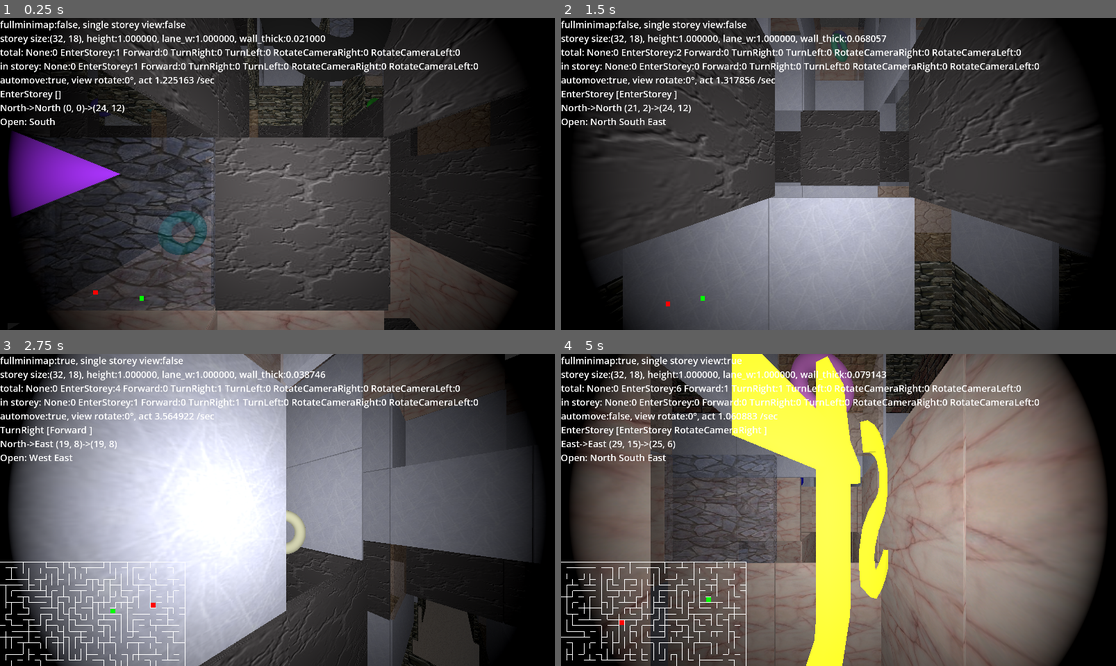
Above: before the commit, frames 1-4 (two rows, left to right).
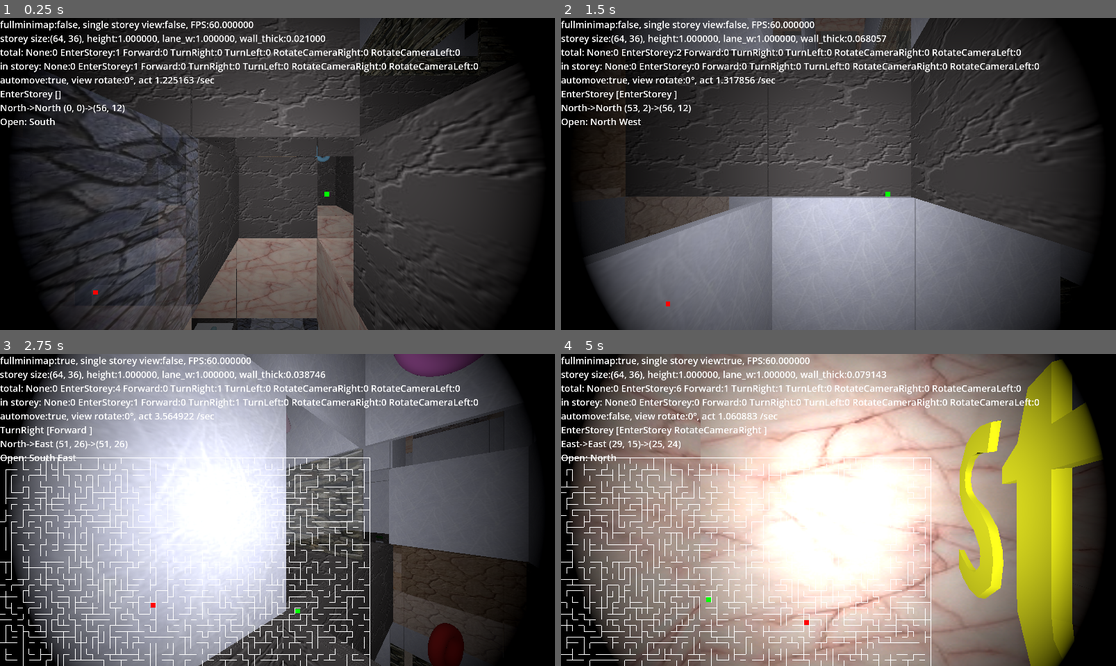
Above: after the commit, the same moments.

Repository: kasworld/gd4maze3d
Game: Godot game, scene res://main.tscn
Two runs of this game, one before a commit and one after it. Both use one fixed random seed, a clock stepped at 60 frames per second and the inputs below.
Inputs (mouse positions are in pixels of both pictures, inside the frame that each line leads up to):
- Up to frame 1 (0.25 s): no input
- Up to frame 2 (1.5 s): tap Enter at 0.5, 0.6, 1.35 s; move the mouse to (960, 158) at 0.52 s; hold Right 0.53-1.28 s; click (960, 158) at 0.67 s; tap Space at 0.77 s; move the mouse to (727, 189) at 1.27 s; hold Down from 1.28 s (still down)
- Up to frame 3 (2.75 s): tap Space at 1.52 s; move the mouse to (333, 441) at 2.02 s; release Down at 2.03 s; hold Right from 2.03 s (still down); tap 1 at 2.1 s; tap Enter at 2.3 s
- Up to frame 4 (5 s): move the mouse to (810, 572) at 2.77 s; release Right at 2.78 s; hold Up 2.78-3.53 s; tap 2 at 2.85 s; click (810, 572) at 2.92 s; tap Space at 3.02, 3.77, 4.52 s; tap Enter at 3.05, 3.8, 4.35 s; move the mouse to (1005, 556) at 3.52 s; hold Left from 3.53 s (still down); tap 3 at 3.6 s; move the mouse to (672, 463) at 4.27 s

The runs differ from the first frame. In frame 1, 41% of the frame differs, in the area x 0-98%, y 0-100%; in frame 2, 27%; in frame 3, 18%; in frame 4, 72%.

Commit message:
align minimap

Diff:
--- a/main.gd
+++ b/main.gd
@@ -1,7 +1,7 @@
 extends Node3D
 
 var storey_scene = preload("res://storey.tscn")
-var maze_size = Vector2i(32,18)
+var maze_size = Vector2i(32*2,18*2)
 const StoreyCount :int = 7
 const StoreyPlay :int = int(StoreyCount/2)
 var storey_list :Array[Storey]
@@ -47,7 +47,12 @@
 			pl.init(false, true)
 	for i in StoreyCount:
 		add_new_storey()
+	get_viewport().size_changed.connect(vpsize_changed)
 	enter_new_storey()
+
+func vpsize_changed()->void:
+	minimap.position.y = get_viewport().get_visible_rect().size.y -minimap.get_height()
+	minimap2draw.position.y = minimap.position.y
 
 func enter_new_storey()->void:
 	del_old_storey()
@@ -76,10 +81,9 @@
 		animate_turn_by_dur(player_list[i], 0)
 	set_minimap_mode()
 
-	minimap.position.y = ProjectSettings.get_setting("display/window/size/viewport_height")-minimap.get_height()
-	minimap2draw.position.y = minimap.position.y
+	vpsize_changed()
 
-func _process(_delta: float) -> void:
+func _process(delta: float) -> void:
 	var cur_storey = get_cur_storey()
 	for i in PlayerCount:
 		var pl = player_list[i]
@@ -108,7 +112,7 @@
 					minimap2draw.add_wall_at(pl.pos_src.x,pl.pos_src.y,Storey.MazeDir2Dir[d])
 		if pl.act_current != Character.Act.None :
 			animate_act(pl, ani_dur)
-	update_info()
+	update_info(delta)
 
 func _unhandled_input(event: InputEvent) -> void:
 	if event is InputEventKey and event.pressed:
@@ -146,9 +150,9 @@
 	elif event is InputEventMouseButton and event.is_pressed():
 		pass
 
-func update_info()->void:
-	$Label.text = "fullminimap:%s, single storey view:%s\nstorey %s\n%s" % [
-		full_minimap, view_floor_ceiling,
+func update_info(dur :float)->void:
+	$Label.text = "fullminimap:%s, single storey view:%s, FPS:%f\nstorey %s\n%s" % [
+		full_minimap, view_floor_ceiling, 1.0/dur,
 		get_cur_storey().info_str(),
 		get_main_char().info_str()]
 
